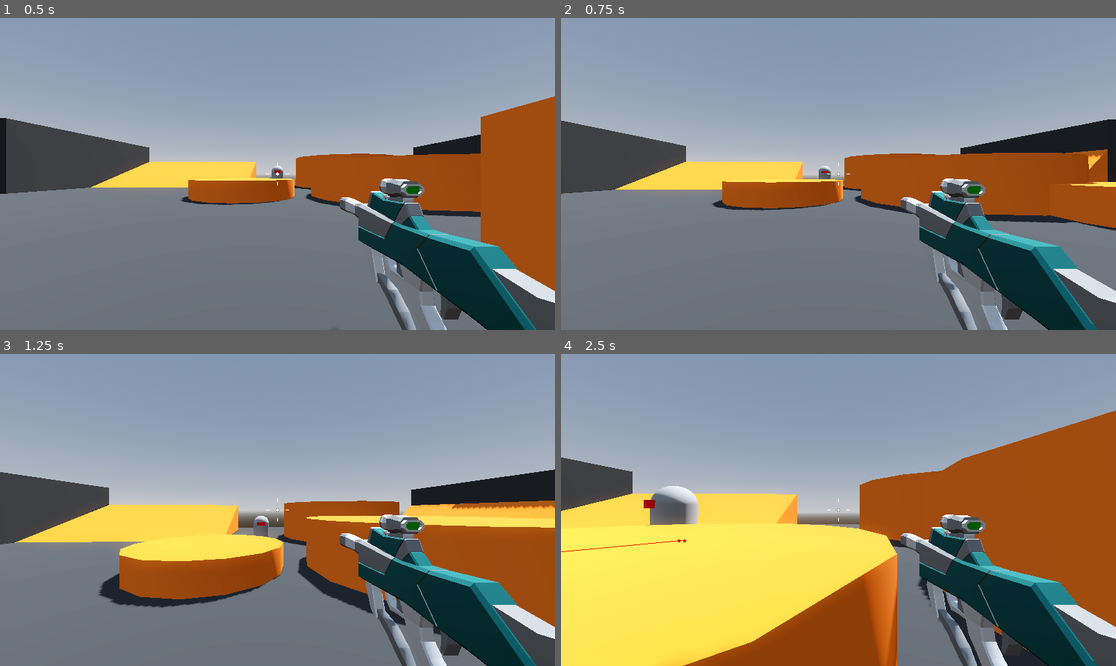
Above: before the commit, frames 1-4 (two rows, left to right).
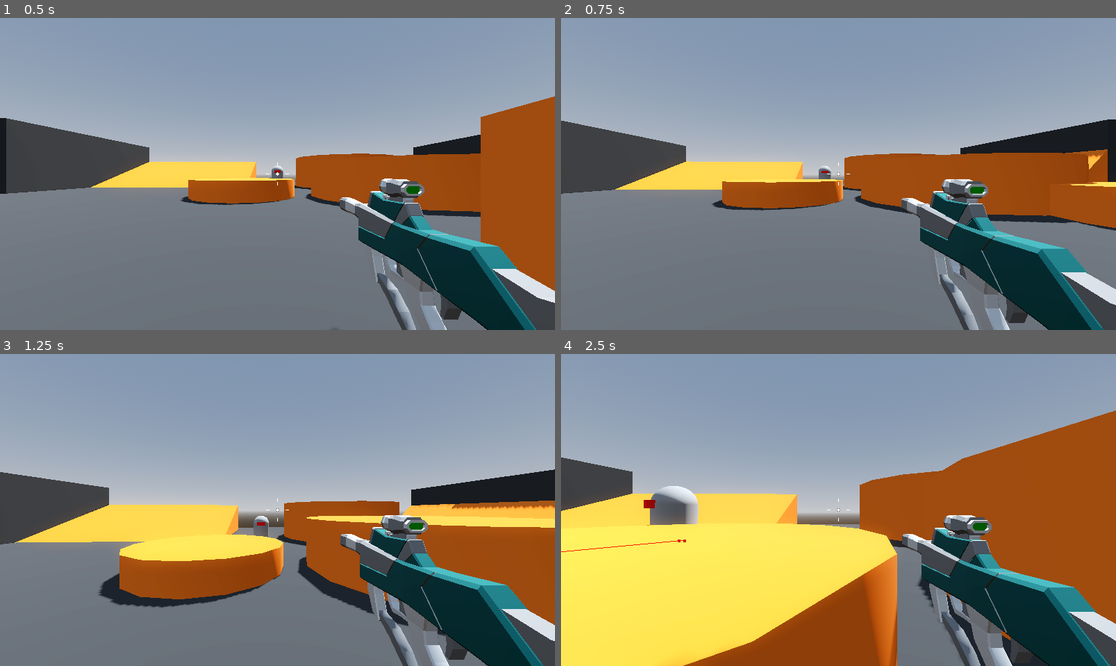
Above: after the commit, the same moments.

Repository: BlurryGames/RoboRampage
Game: Godot game, scene res://levels/sand_box.tscn
The game is run twice, just before and just after one commit, with the same random seed, the same clock (stepped at 60 frames per second) and the same inputs.
Inputs (mouse positions are in pixels of both pictures, inside the frame that each line leads up to):
- Up to frame 1 (0.5 s): no input
- Up to frame 2 (0.75 s): tap Enter at 0.5 s; move the mouse to (866, 174) at 0.52 s; press the mouse at (866, 174) at 0.53 s; hold W (move_forward) from 0.53 s (still down)
- Up to frame 3 (1.25 s): keep holding W (move_forward); tap Space (jump) at 0.77 s
- Up to frame 4 (2.5 s): keep holding W (move_forward); move the mouse to (810, 510) at 1.27 s; release the mouse at (810, 510) at 1.28 s; click (810, 510) at 1.35 s; tap Space (jump) at 1.52 s; move the mouse to (849, 503) at 2.02 s; press the mouse at (849, 503) at 2.03 s

Frame 1 is identical in both runs. In frame 2, 2.0% of the frame differs, in the area x 61-100%, y 51-100%; in frame 3, 2.3%; in frame 4, 3.7%, in the area x 58-100%, y 51-100%.

Commit message:
Section4: Robo Rampage / Lesson13: Recoil and Raycasts

Diff:
--- a/weapons/hitscan_weapon.gd
+++ b/weapons/hitscan_weapon.gd
@@ -1,11 +1,23 @@
 class_name HitscanWeapon extends Node3D
 
+@export var weapon_mesh: Node3D = null
+
 @export var fire_rate: float = 14.0
+@export var recoil: float = 0.05
 
+@onready var ray_cast_3d: RayCast3D = $RayCast3D
 @onready var cooldown_timer: Timer = $CooldownTimer
+
+@onready var weapon_position: Vector3 = weapon_mesh.position
 
 func _process(delta: float) -> void:
 	if Input.is_action_pressed("fire"):
 		if cooldown_timer.is_stopped():
-			cooldown_timer.start(1.0 / fire_rate)
-			print("Weapon fired!")
+			shoot()
+
+	weapon_mesh.position = weapon_mesh.position.lerp(weapon_position, 10.0 * delta)
+
+func shoot() -> void:
+	cooldown_timer.start(1.0 / fire_rate)
+	printt("Weapon fired!", str(ray_cast_3d.get_collider()))
+	weapon_mesh.position.z += recoil
--- a/weapons/hitscan_weapon.tscn
+++ b/weapons/hitscan_weapon.tscn
@@ -7,3 +7,6 @@
 
 [node name="CooldownTimer" type="Timer" parent="."]
 one_shot = true
+
+[node name="RayCast3D" type="RayCast3D" parent="."]
+target_position = Vector3(0, 0, -100)
--- a/weapons/s_m_g.tscn
+++ b/weapons/s_m_g.tscn
@@ -3,7 +3,8 @@
 [ext_resource type="PackedScene" uid="uid://bptswx276tjax" path="res://weapons/hitscan_weapon.tscn" id="1_viww5"]
 [ext_resource type="PackedScene" uid="uid://cl3th2t37if65" path="res://weapons/SMG.glb" id="2_6fmh6"]
 
-[node name="SMG" instance=ExtResource("1_viww5")]
+[node name="SMG" node_paths=PackedStringArray("weapon_mesh") instance=ExtResource("1_viww5")]
+weapon_mesh = NodePath("SMG")
 
 [node name="SMG" parent="." index="1" instance=ExtResource("2_6fmh6")]
 transform = Transform3D(1, 0, 0, 0, 1, 0, 0, 0, 1, 0.7, -0.35, -1)
